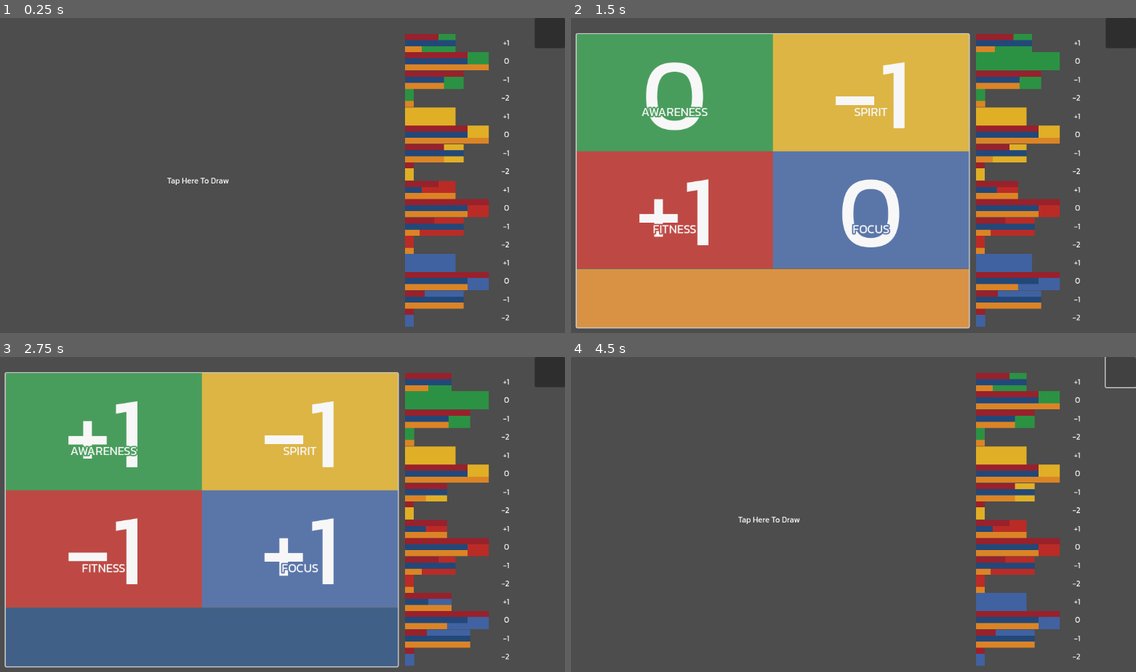
Above: before the commit, frames 1-4 (two rows, left to right).
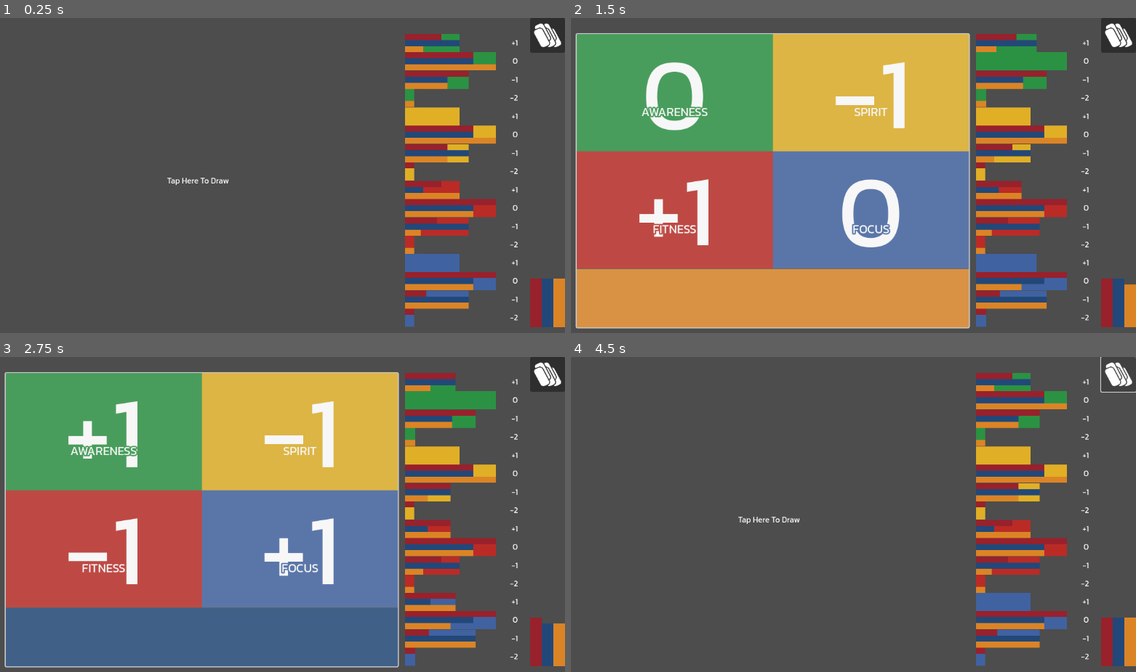
Above: after the commit, the same moments.

Repository: silverhammermba/er-challenge
Game: Godot game, scene res://game.tscn
Same seed, same stepped clock (60 frames per second), same inputs: the game is played once before the commit and once after it.
Inputs (mouse positions are in pixels of both pictures, inside the frame that each line leads up to; where the layout moved, square brackets give the same spot in the first picture):
- Up to frame 1 (0.25 s): no input
- Up to frame 2 (1.5 s): click (1119, 36) [1119, 33] at 0.5 s; click (774, 181) at 1.25 s
- Up to frame 3 (2.75 s): click (203, 520) at 2 s
- Up to frame 4 (4.5 s): click (1119, 375) [1119, 372] at 2.75 s; click (774, 520) at 3.5 s; click (1119, 375) [1119, 372] at 4.25 s

The runs differ from the first frame. In frame 1, 2.7% of the frame differs, in the area x 73-100%, y 0-99%; in frame 2, 2.6%; in frame 3, 2.5%; in frame 4, 2.6%.

Commit message:
add effect distribution and shuffle icon

Diff:
--- a/game.gd
+++ b/game.gd
@@ -14,6 +14,9 @@
 @onready var bar_spi: Bars = $BarArea/Bars/Spirit
 @onready var bar_fit: Bars = $BarArea/Bars/Fitness
 @onready var bar_foc: Bars = $BarArea/Bars/Focus
+@onready var bar_cst: ColorRect = $EffectBars/Bar
+@onready var bar_mnt: ColorRect = $EffectBars/Bar2
+@onready var bar_sun: ColorRect = $EffectBars/Bar3
 
 var deck: Array[Data.Card] = []
 
@@ -26,6 +29,9 @@
 	bar_spi.set_aspect(Data.Aspect.SPIRIT)
 	bar_fit.set_aspect(Data.Aspect.FITNESS)
 	bar_foc.set_aspect(Data.Aspect.FOCUS)
+	bar_cst.color = Data.effect_color(Data.Effect.CREST)
+	bar_mnt.color = Data.effect_color(Data.Effect.MOUNTAIN)
+	bar_sun.color = Data.effect_color(Data.Effect.SUN)
 	reshuffle()
 
 func update_card(new_card: Data.Card) -> void:
@@ -64,6 +70,14 @@
 	bar_spi.update_dist(deck)
 	bar_fit.update_dist(deck)
 	bar_foc.update_dist(deck)
+	var counts: Dictionary[Data.Effect, int] = {Data.Effect.CREST: 0, Data.Effect.MOUNTAIN: 0, Data.Effect.SUN: 0}
+	for card in deck:
+		counts[card.effect] += 1
+	var most: float = float(max(counts[Data.Effect.CREST], counts[Data.Effect.MOUNTAIN], counts[Data.Effect.SUN]))
+	bar_cst.anchor_top = 1 - counts[Data.Effect.CREST] / most
+	bar_mnt.anchor_top = 1 - counts[Data.Effect.MOUNTAIN] / most
+	bar_sun.anchor_top = 1 - counts[Data.Effect.SUN] / most
+
 
 func _on_reshuffle_pressed() -> void:
 	reshuffle()
--- a/game.tscn
+++ b/game.tscn
@@ -1,7 +1,8 @@
-[gd_scene load_steps=6 format=3 uid="uid://bfh16n72apleo"]
+[gd_scene load_steps=7 format=3 uid="uid://bfh16n72apleo"]
 
 [ext_resource type="PackedScene" uid="uid://bgdgth5d10ob2" path="res://quadrant.tscn" id="1_80nbo"]
 [ext_resource type="Script" uid="uid://bxonyhnfxay2b" path="res://game.gd" id="1_e2o6t"]
+[ext_resource type="Texture2D" uid="uid://cxp6c01b74lca" path="res://shuffle.svg" id="3_fc0e3"]
 [ext_resource type="PackedScene" uid="uid://8rujtyskfdu2" path="res://bars.tscn" id="3_feb5d"]
 
 [sub_resource type="StyleBoxFlat" id="StyleBoxFlat_feb5d"]
@@ -116,6 +117,7 @@
 offset_bottom = 20.0
 grow_horizontal = 0
 grow_vertical = 2
+texture = ExtResource("3_fc0e3")
 
 [node name="Draw" type="Button" parent="CardArea/CardContainer"]
 layout_mode = 1
@@ -132,22 +134,16 @@
 anchors_preset = -1
 anchor_left = 1.0
 anchor_right = 1.0
-offset_left = -60.0
-offset_bottom = 60.0
+offset_left = -69.0
+offset_bottom = 69.0
 grow_horizontal = 0
-
-[node name="TextureRect" type="TextureRect" parent="Reshuffle"]
-layout_mode = 1
-anchors_preset = 15
-anchor_right = 1.0
-anchor_bottom = 1.0
-grow_horizontal = 2
-grow_vertical = 2
+icon = ExtResource("3_fc0e3")
+expand_icon = true
 
 [node name="BarArea" type="Control" parent="."]
 layout_mode = 1
 anchor_left = 0.725
-anchor_right = 0.95
+anchor_right = 0.92
 anchor_bottom = 1.0
 grow_horizontal = 2
 grow_vertical = 2
@@ -155,7 +151,7 @@
 [node name="Bars" type="Control" parent="BarArea"]
 layout_mode = 1
 anchor_top = 0.05
-anchor_right = 0.8
+anchor_right = 1.0
 anchor_bottom = 0.95
 grow_horizontal = 2
 grow_vertical = 2
@@ -181,6 +177,63 @@
 layout_mode = 1
 anchors_preset = -1
 anchor_top = 0.75
+
+[node name="EffectBars" type="Control" parent="."]
+layout_mode = 1
+anchor_left = 0.94
+anchor_top = 0.8
+anchor_right = 1.0
+anchor_bottom = 0.95
+grow_horizontal = 0
+grow_vertical = 0
+
+[node name="Bar" type="ColorRect" parent="EffectBars"]
+layout_mode = 1
+anchors_preset = -1
+anchor_right = 0.33
+anchor_bottom = 1.0
+grow_horizontal = 2
+grow_vertical = 2
+
+[node name="Bar2" type="ColorRect" parent="EffectBars"]
+layout_mode = 1
+anchors_preset = -1
+anchor_left = 0.33
+anchor_top = 0.5
+anchor_right = 0.66
+anchor_bottom = 1.0
+grow_horizontal = 2
+grow_vertical = 2
+
+[node name="Bar3" type="ColorRect" parent="EffectBars"]
+layout_mode = 1
+anchors_preset = -1
+anchor_left = 0.66
+anchor_top = 0.25
+anchor_right = 1.0
+anchor_bottom = 1.0
+grow_horizontal = 2
+grow_vertical = 2
+
+[node name="TextureRect" type="TextureRect" parent="EffectBars"]
+layout_mode = 1
+anchors_preset = -1
+anchor_top = -0.33
+anchor_right = 0.33
+
+[node name="TextureRect2" type="TextureRect" parent="EffectBars"]
+layout_mode = 1
+anchors_preset = -1
+anchor_left = 0.33
+anchor_top = -0.33
+anchor_right = 0.66
+
+[node name="TextureRect3" type="TextureRect" parent="EffectBars"]
+layout_mode = 1
+anchors_preset = -1
+anchor_left = 0.66
+anchor_top = -0.33
+anchor_right = 1.0
 
 [connection signal="pressed" from="CardArea/CardContainer/Draw" to="." method="_on_draw_pressed"]
 [connection signal="pressed" from="Reshuffle" to="." method="_on_reshuffle_pressed"]
--- /dev/null
+++ b/shuffle.svg
@@ -0,0 +1,53 @@
+<?xml version="1.0" encoding="UTF-8" standalone="no"?>
+<!-- Created with Inkscape (http://www.inkscape.org/) -->
+
+<svg
+   width="100"
+   height="100"
+   viewBox="0 0 26.458333 26.458333"
+   version="1.1"
+   id="svg1"
+   xml:space="preserve"
+   inkscape:version="1.4.2 (ebf0e940d0, 2025-05-08)"
+   sodipodi:docname="shuffle.svg"
+   xmlns:inkscape="http://www.inkscape.org/namespaces/inkscape"
+   xmlns:sodipodi="http://sodipodi.sourceforge.net/DTD/sodipodi-0.dtd"
+   xmlns="http://www.w3.org/2000/svg"
+   xmlns:svg="http://www.w3.org/2000/svg"><sodipodi:namedview
+     id="namedview1"
+     pagecolor="#ff0000"
+     bordercolor="#eeeeee"
+     borderopacity="1"
+     inkscape:showpageshadow="0"
+     inkscape:pageopacity="0"
+     inkscape:pagecheckerboard="0"
+     inkscape:deskcolor="#505050"
+     inkscape:document-units="mm"
+     inkscape:zoom="9.57"
+     inkscape:cx="50"
+     inkscape:cy="50"
+     inkscape:window-width="2048"
+     inkscape:window-height="1208"
+     inkscape:window-x="0"
+     inkscape:window-y="0"
+     inkscape:window-maximized="1"
+     inkscape:current-layer="layer1" /><defs
+     id="defs1" /><g
+     inkscape:label="Layer 1"
+     inkscape:groupmode="layer"
+     id="layer1"><path
+       id="rect1-28"
+       style="fill:#ffffff;stroke-width:0.416883"
+       d="m 17.029143,7.3330693 3.770515,7.0900507 c 0.662818,1.24627 0.268596,2.726711 -0.855233,3.615025 l 0.328464,0.617535 c 0.795762,1.496236 0.06751,3.329597 -1.617103,4.07109 l -0.348227,0.153738 c 0.736875,0.522761 1.777137,0.646283 2.695173,0.242204 l 2.430766,-1.070163 c 1.277854,-0.562459 1.820711,-1.928655 1.217087,-3.063625 L 19.125992,8.6016337 C 18.721257,7.8406319 17.907049,7.3826838 17.029143,7.3330693 Z" /><path
+       id="rect1-20"
+       style="fill:#ffffff;stroke-width:0.416883"
+       d="m 12.104235,3.0996515 c -0.331133,0.018152 -0.665244,0.094719 -0.98471,0.2353332 l -0.881808,0.3882135 c 0.06987,0.09882 0.133954,0.2027321 0.19149,0.3109144 l 1.35406,2.5465781 c 1.232545,0.015574 2.404393,0.6331199 2.964349,1.68598 l 4.820643,9.0646163 c 0.718622,-0.675685 0.940272,-1.694924 0.472252,-2.574921 L 14.51592,4.3690757 C 14.063202,3.5178559 13.097636,3.0451963 12.104235,3.0996515 Z" /><path
+       id="rect1-2"
+       style="fill:#ffffff;stroke-width:0.416883"
+       d="m 12.201683,7.3674245 3.752115,7.0556955 c 0.702592,1.321053 0.217664,2.90475 -1.06512,3.767905 l 0.246688,0.464655 c 0.795761,1.496236 0.06751,3.329597 -1.617103,4.07109 l -0.348226,0.153738 c 0.736875,0.522766 1.777135,0.646285 2.695172,0.242204 l 2.430766,-1.070163 c 1.277853,-0.562459 1.82071,-1.928655 1.217086,-3.063625 L 13.98847,8.6016337 C 13.631911,7.9312125 12.957445,7.4954576 12.201683,7.3674245 Z" /><path
+       id="rect1-0"
+       style="fill:#ffffff;stroke-width:0.416883"
+       d="M 7.2583764,3.0996515 C 6.9272428,3.1178034 6.5931329,3.1943703 6.2736675,3.3349847 L 3.8422202,4.4051486 C 2.5643596,4.9676075 2.0221919,6.334665 2.6258151,7.4696311 L 2.8466079,7.8844695 5.0974685,6.8941818 C 6.7820815,6.1526891 8.8143316,6.770435 9.6100925,8.2666707 l 4.9112785,9.2346733 c 0.875513,-0.665297 1.182491,-1.787533 0.673282,-2.744978 L 9.6700619,4.3690757 C 9.2173441,3.5178559 8.2517774,3.0451963 7.2583764,3.0996515 Z" /><path
+       id="rect1"
+       style="fill:#ffffff;stroke-width:0.416883"
+       d="M 3.0238065,8.6380023 5.4549781,7.5679071 C 6.7328388,7.0054501 8.2475359,7.4663569 8.8511591,8.6013162 L 14.375684,18.988846 c 0.603623,1.13497 0.06082,2.501489 -1.217035,3.063947 l -2.431172,1.070094 C 9.4496167,23.685346 7.9349201,23.224437 7.3312962,22.089478 L 1.8067708,11.701946 C 1.2031476,10.56698 1.7459459,9.200461 3.0238065,8.6380023 Z" /></g></svg>
Not shown, added: shuffle.svg.import
